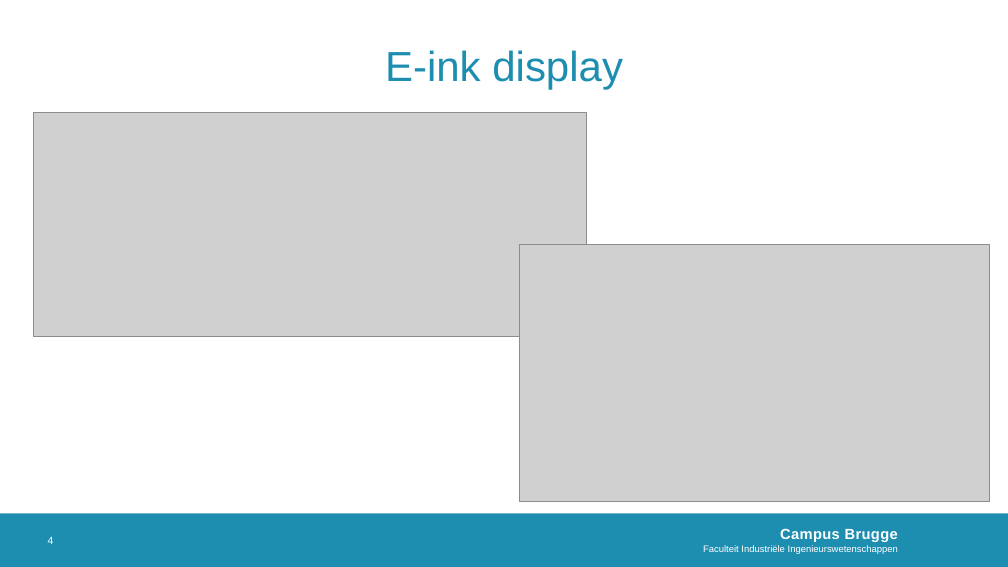
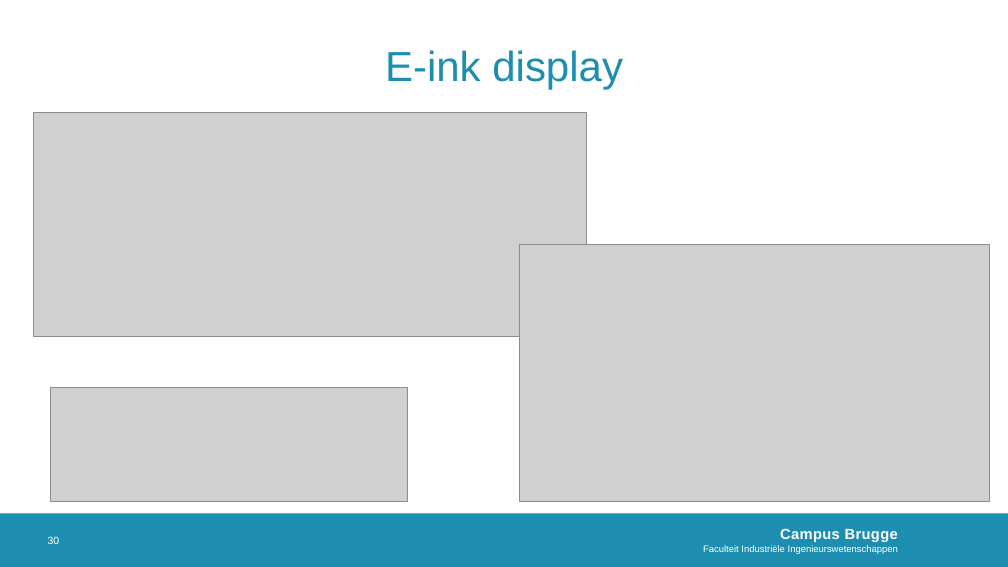
Before and after one commit to MichelDequick/E-ink-Room-Reservation-Display, a slide deck: slide 30 of Documentation/Presentatie.pptx (slide 4 before the commit). Drawn at 1008x567 pixels with LibreOffice and Linux fonts; fonts in the diff are those of the drawing; grey boxes stand for pictures; background and template pictures are left out. Boxes give left, top, right and bottom in pixels: in the first picture for what was removed or moved away, otherwise in the second. Text is boxed around its words. In the diff, an @@ line names an element or a change of style, - is before the commit and + after.

```diff
--- a/Documentation/Presentatie.pptx
+++ b/Documentation/Presentatie.pptx
@@ picture added at box(51, 388, 408, 501) @@
@@ page number at box(48, 536, 60, 544): text changed @@
-4
+30
```
Also in this commit, not shown: 7 other slides changed, 13 slides added, 1 other file.
